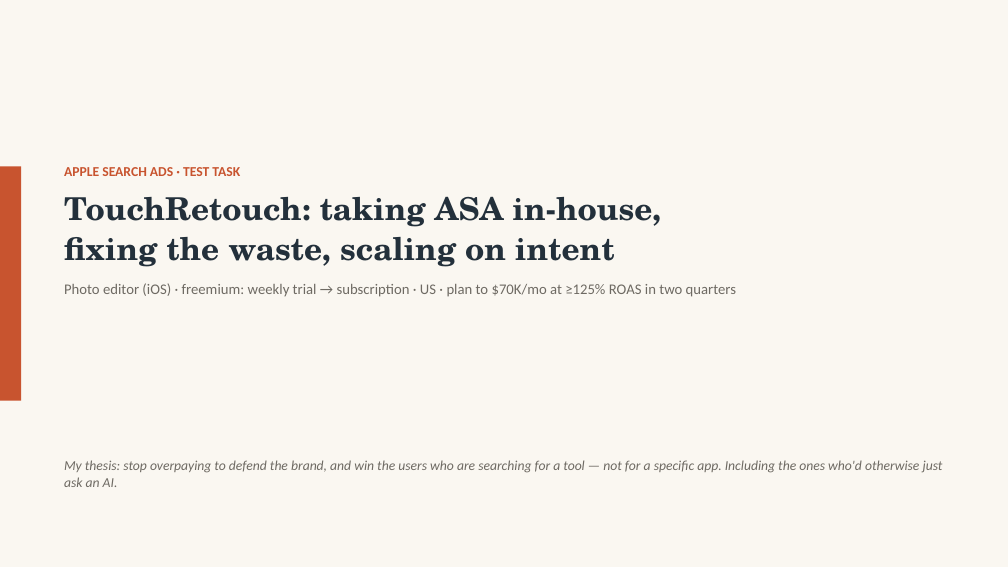
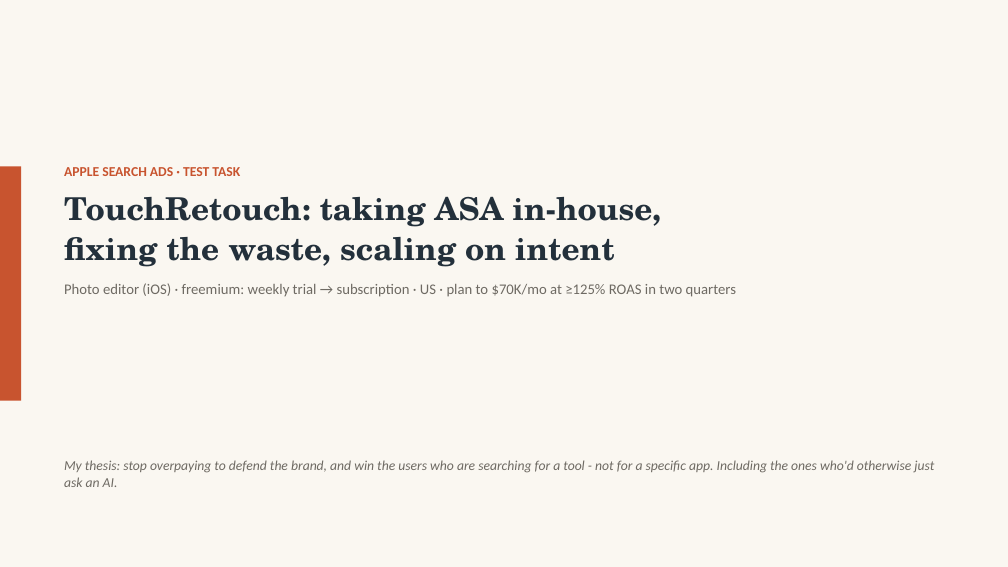
Before and after one commit to Xtrd-txt/asotraff, a slide deck: slide 1 of outputs/touchretouch-testtask/v2/TouchRetouch_Deck.pptx. Drawn at 1008x567 pixels with LibreOffice and Linux fonts; fonts in the diff are those of the drawing. Boxes give left, top, right and bottom in pixels: in the first picture for what was removed or moved away, otherwise in the second. Text is boxed around its words. In the diff, an @@ line names an element or a change of style, - is before the commit and + after.

```diff
--- a/outputs/touchretouch-testtask/v2/TouchRetouch_Deck.pptx
+++ b/outputs/touchretouch-testtask/v2/TouchRetouch_Deck.pptx
@@ text at (64, 460, 934, 487): text changed @@
-My thesis: stop overpaying to defend the brand, and win the users who are searching for a tool — not for a specific app. Including the ones who'd otherwise just ask an AI.
+My thesis: stop overpaying to defend the brand, and win the users who are searching for a tool - not for a specific app. Including the ones who'd otherwise just ask an AI.
```
Also in this commit, not shown: 11 other slides changed, 3 other files.
